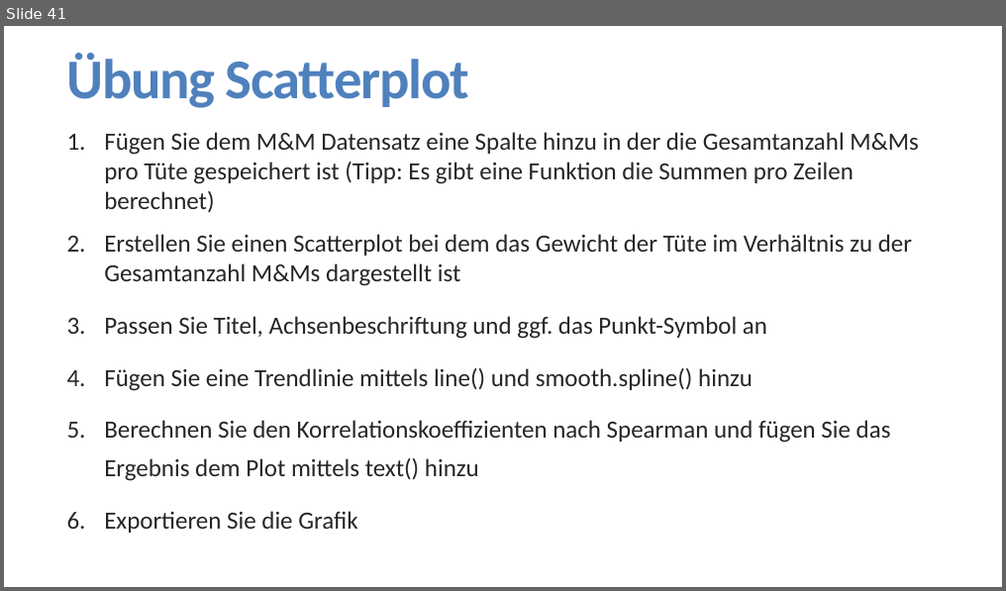
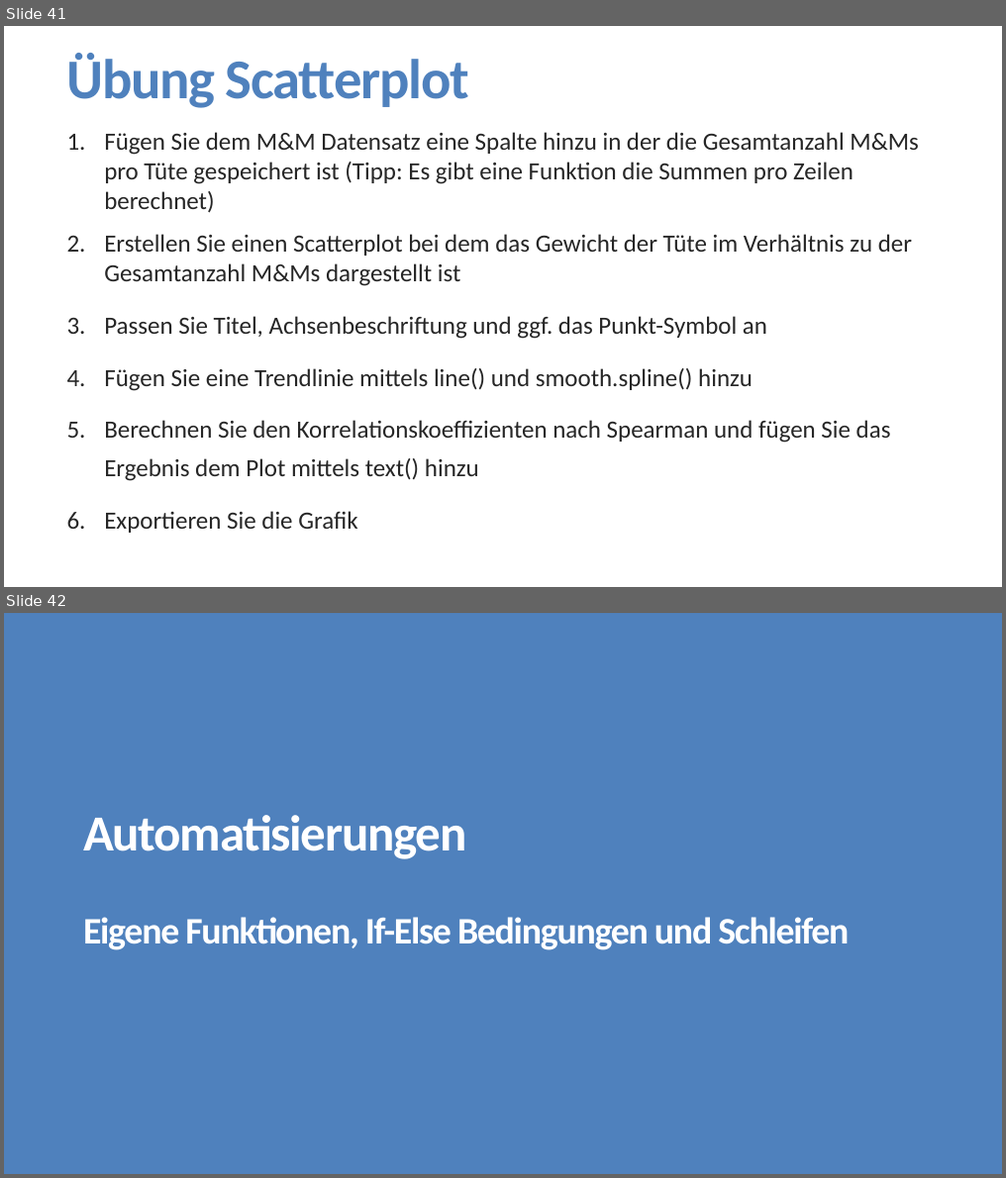
Before and after one commit to FlorianKeppeler/RKurs, a slide deck: Präsentationen/Einführung in R.pptx. Shown one above the other, each under a label of ours: slide 41 before the commit, slides 41 and 42 after it. The pictures are 1006x591 and 1006x1178 pixels, drawn with LibreOffice and Linux fonts; fonts in the diff are those of the drawing. Boxes give left, top, right and bottom in pixels: in the first picture for what was removed or moved away, otherwise in the second. Text is boxed around its words. In the diff, an @@ line names an element or a change of style, - is before the commit and + after.

Commit message:
Konzept für Automatisierungen erstellt

```diff
--- a/Präsentationen/Einführung in R.pptx
+++ b/Präsentationen/Einführung in R.pptx
@@ slide 42 added at bbox=[4, 613, 1002, 1174], background #4F81BD @@
@@ title added at bbox=[83, 815, 848, 951], 36 pt, text #FFFFFF, bold @@
+Automatisierungen
+Eigene Funktionen, If-Else Bedingungen und Schleifen
```
Also in this commit, not shown: 3 slides changed, 4 other slides added, 2 slides removed, 2 other files.
